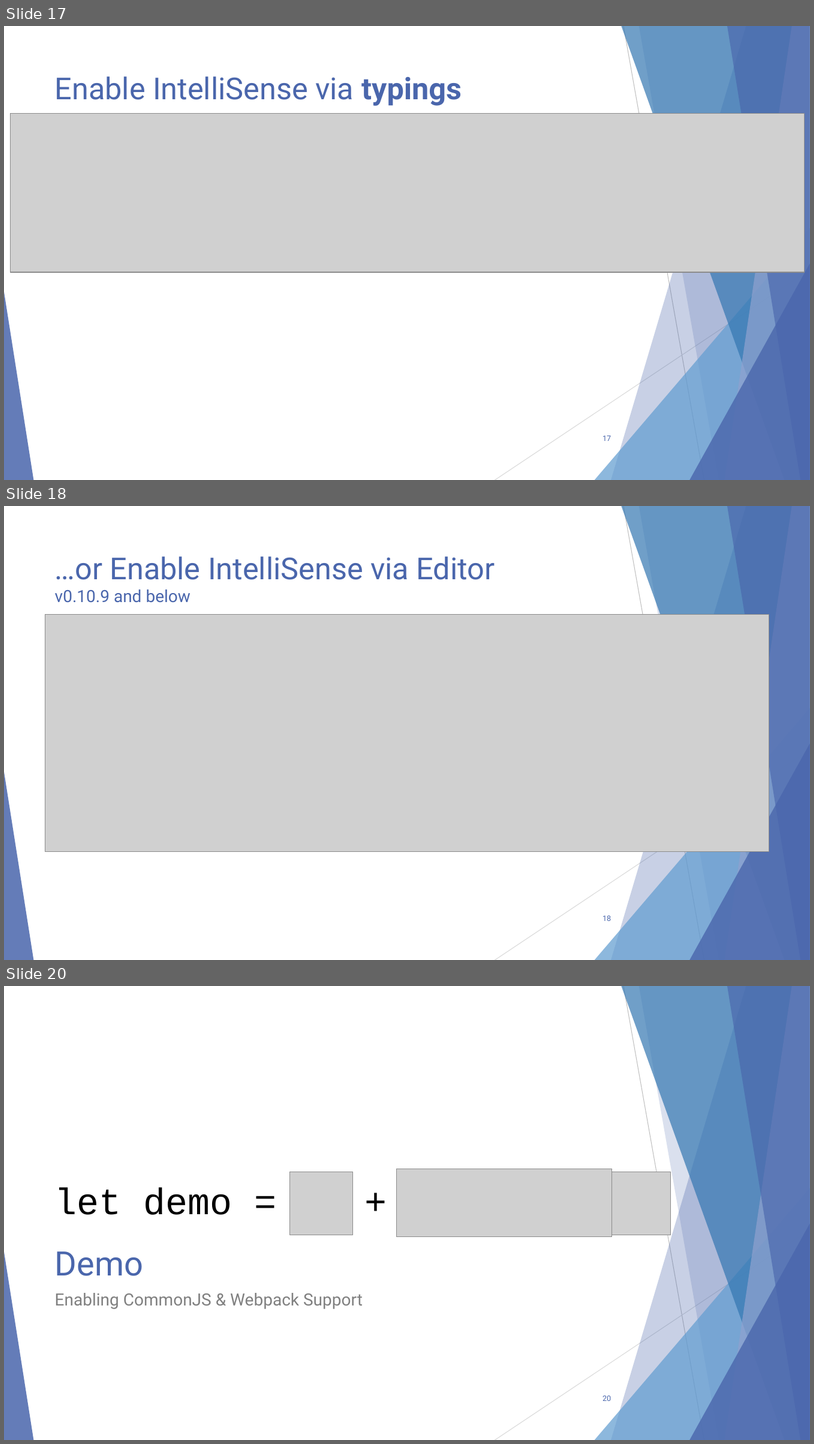
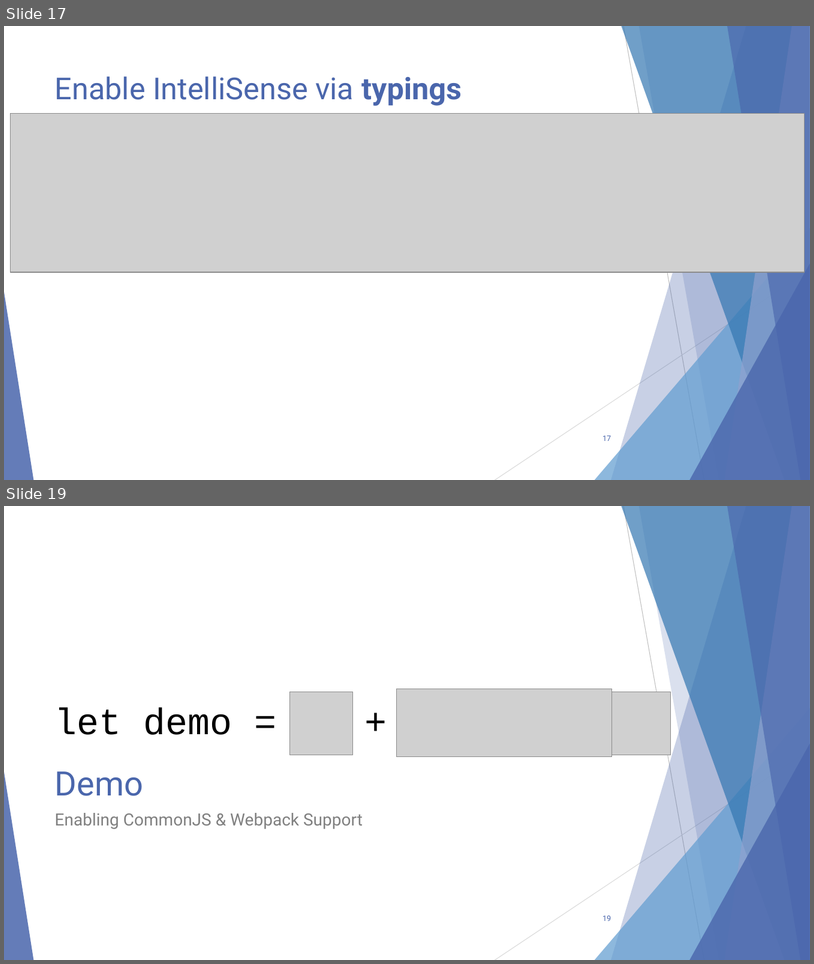
Before and after one commit to scottaddie/slide-decks, a slide deck: Intro to JavaScript Tooling in VS Code - devObjective.pptx. Shown one above the other, each under a label of ours: slides 17, 18 and 20 before the commit, slides 17 and 19 after it; the slides between them are not shown. The pictures are 814x1444 and 814x964 pixels, drawn with LibreOffice and Linux fonts; fonts in the diff are those of the drawing; grey boxes stand for pictures. Boxes give left, top, right and bottom in pixels: in the first picture for what was removed or moved away, otherwise in the second. Text is boxed around its words. In the diff, an @@ line names an element or a change of style, - is before the commit and + after.

Commit message:
Update screenshots in dev.Objective() deck

```diff
--- a/Intro to JavaScript Tooling in VS Code - devObjective.pptx
+++ b/Intro to JavaScript Tooling in VS Code - devObjective.pptx
@@ slide 18 removed at (x1=4, y1=506, x2=810, y2=960), background #FFFFFF; not listed: 10 template elements that a slide beside it also shows @@
@@ title removed at (x1=55, y1=556, x2=495, y2=603) @@
-…or Enable IntelliSense via Editor
-v0.10.9 and below
@@ picture removed at (x1=45, y1=614, x2=769, y2=852) @@
@@ page number removed at (x1=603, y1=915, x2=611, y2=921) @@
-18
@@ what was slide 20 is now slide 19 @@
@@ page number at (x1=603, y1=915, x2=611, y2=921): text changed @@
-20
+19
```
Also in this commit, not shown: 5 slides changed.
